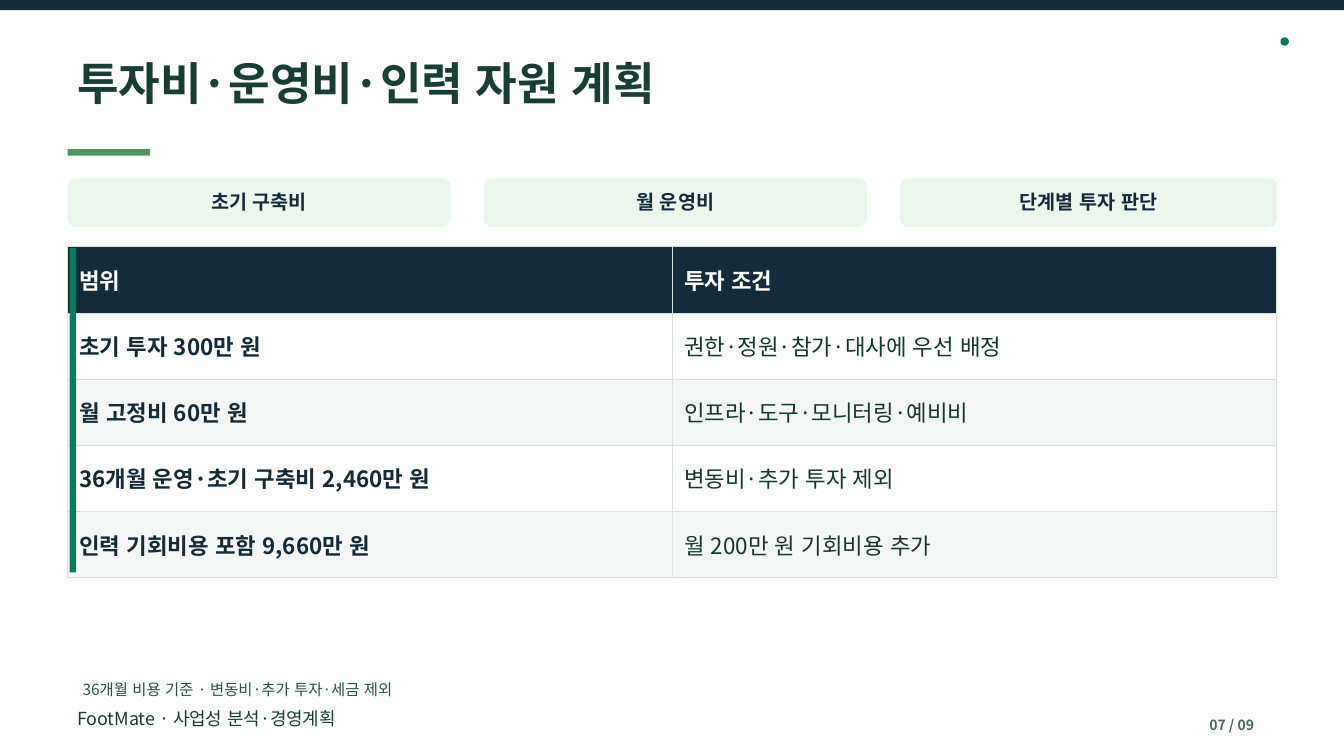
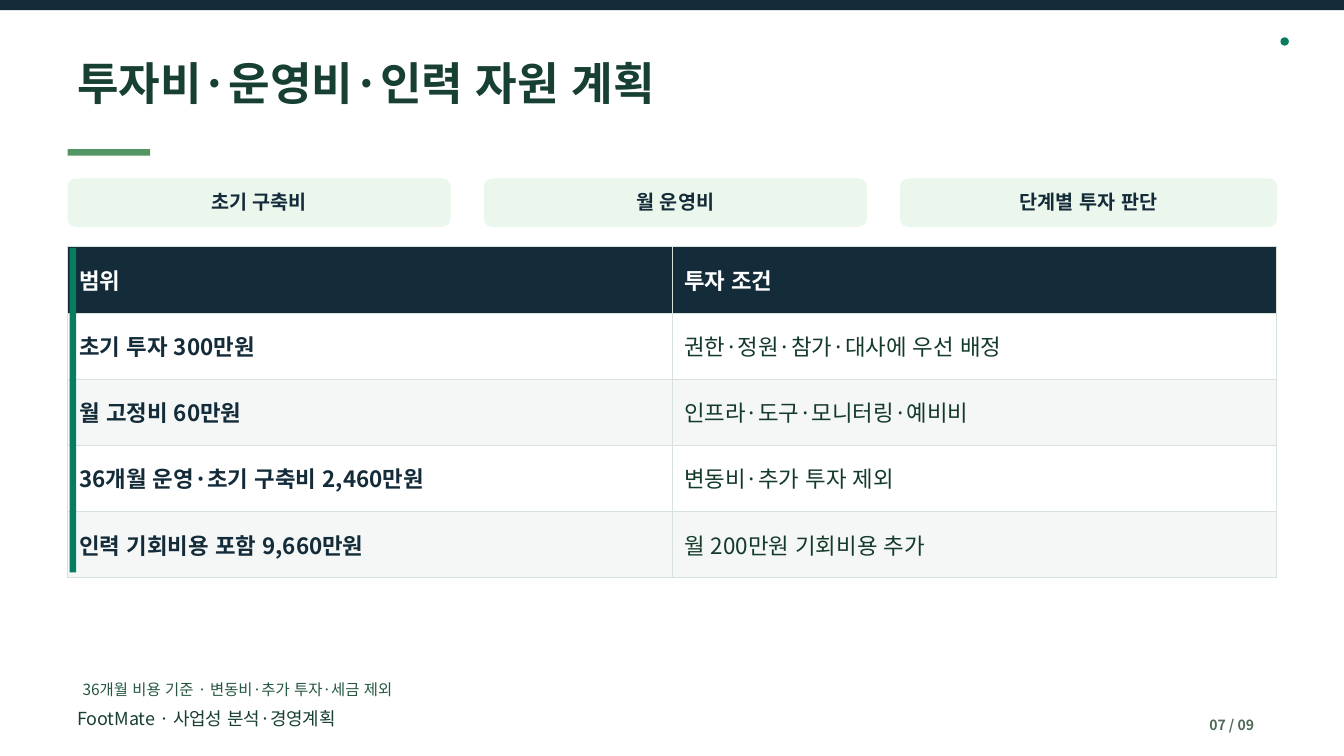
Before and after one commit to dohyunkimmm/footmate-case-study, a slide deck: slide 7 of src/case-study/downloads/footmate_report.pptx. Drawn at 1344x756 pixels with LibreOffice and Linux fonts; fonts in the diff are those of the drawing. Boxes give left, top, right and bottom in pixels: in the first picture for what was removed or moved away, otherwise in the second. Text is boxed around its words. In the diff, an @@ line names an element or a change of style, - is before the commit and + after.

Commit message:
Use 만원 consistently across the report and decks (#30)

```diff
--- a/src/case-study/downloads/footmate_report.pptx
+++ b/src/case-study/downloads/footmate_report.pptx
@@ table at [68,247,1277,578] @@
-row 2, column 1: 초기 투자 300만 원
+row 2, column 1: 초기 투자 300만원
-row 3, column 1: 월 고정비 60만 원
+row 3, column 1: 월 고정비 60만원
-row 4, column 1: 36개월 운영·초기 구축비 2,460만 원
+row 4, column 1: 36개월 운영·초기 구축비 2,460만원
-row 5, column 1: 인력 기회비용 포함 9,660만 원
+row 5, column 1: 인력 기회비용 포함 9,660만원
-row 5, column 2: 월 200만 원 기회비용 추가
+row 5, column 2: 월 200만원 기회비용 추가
```
Also in this commit, not shown: 4 other slides changed, 11 other files.
